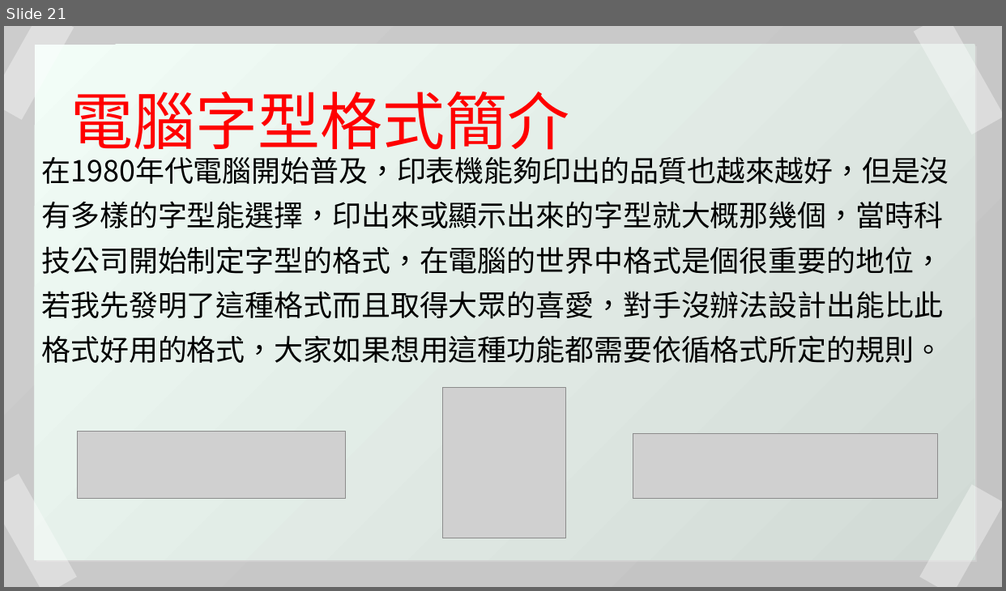
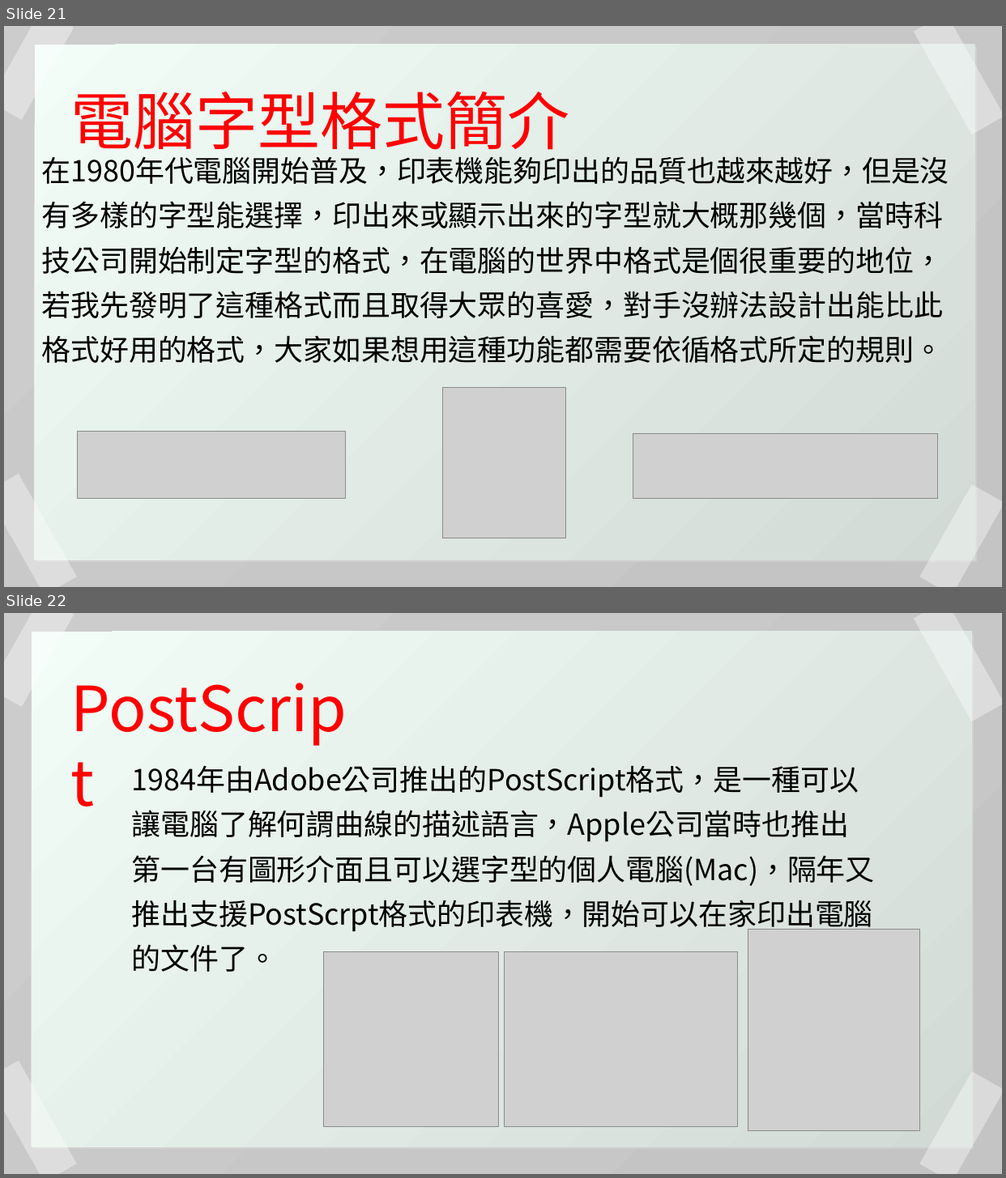
Before and after one commit to duckken1026/computer-font, a slide deck: 109590029_鄭傳脩_藝術概論期中報告.pptx. Shown one above the other, each under a label of ours: slide 21 before the commit, slides 21 and 22 after it. The pictures are 1006x591 and 1006x1178 pixels, drawn with LibreOffice and Linux fonts; fonts in the diff are those of the drawing; grey boxes stand for pictures. Boxes give left, top, right and bottom in pixels: in the first picture for what was removed or moved away, otherwise in the second. Text is boxed around its words. In the diff, an @@ line names an element or a change of style, - is before the commit and + after.

Commit message:
Update ppt(textType)

```diff
--- a/109590029_鄭傳脩_藝術概論期中報告.pptx
+++ b/109590029_鄭傳脩_藝術概論期中報告.pptx
@@ slide 22 added at <box>4,613,1002,1174</box>, background #FFFFFF; not listed: 1 template element that a slide beside it also shows @@
@@ rectangle added at <box>4,613,74,707</box>, fill #FFFFFF at 38% opacity @@
@@ rectangle added at <box>32,631,972,1147</box>, fill gradient #F2FDF7 to #D1DAD5 @@
@@ rectangle added at <box>914,613,1002,722</box>, fill #FFFFFF at 38% opacity @@
@@ text added at <box>64,666,371,748</box>, 60 pt, text #FF0000 @@
+PostScript
@@ text added at <box>132,765,875,972</box>, 28 pt, text #000000 @@
+1984年由Adobe公司推出的PostScript格式，是一種可以讓電腦了解何謂曲線的描述語言，Apple公司當時也推出第一台有圖形介面且可以選字型的個人電腦(Mac)，隔年又推出支援PostScrpt格式的印表機，開始可以在家印出電腦的文件了。
@@ picture added at <box>324,952,499,1127</box> @@
@@ picture added at <box>505,952,739,1127</box> @@
@@ picture added at <box>748,930,919,1131</box> @@
@@ rectangle added at <box>4,1061,77,1174</box>, fill #FFFFFF at 38% opacity @@
@@ rectangle added at <box>920,1071,1002,1174</box>, fill #FFFFFF at 38% opacity @@
```
